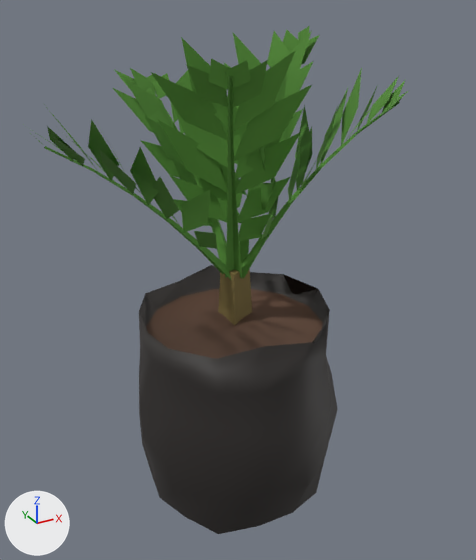
The glTF model game/assets/models/sawit_0.glb as it was, and as the next commit left it.
Rendered twice from a camera (50 mm lens) standing at (-0.486, -0.894, 0.845) and looking at (0.011, 0.009, 0.393). The axes (+X, +Y, +Z) are drawn at lower left. The lights are the same throughout. The picture after the commit comes second. Where no turn or scale is listed for an object, it has been applied to the vertices. Vertices at exactly the same position are counted once.

Objects in the first picture: 'sawit_0_body'.
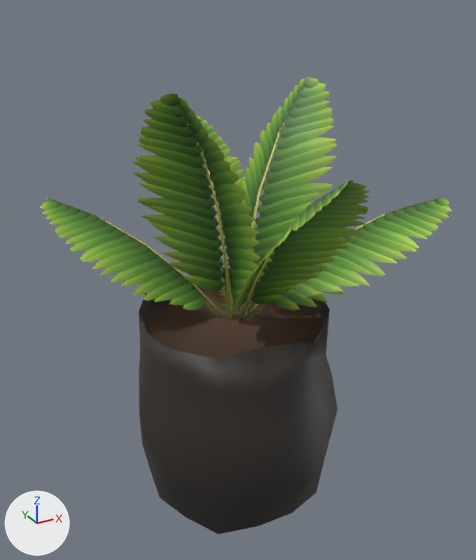
What differs and where, as boxes [x1, y1, x2, y2] in the pictures (476 x 560 px):
```json
{"object": "sawit_0_body", "change": "recoloured, surface changed, reshaped", "before": [31, 26, 408, 534], "after": [40, 77, 452, 534], "on screen": "9% wider, 10% shorter"}
{"part": 1, "of": "me_sawit_0_body", "change": "added", "after": [240, 77, 337, 312], "on screen": "green"}
{"part": 2, "of": "me_sawit_0_body", "change": "added", "after": [187, 116, 257, 310], "on screen": "mostly hidden"}
{"part": 3, "of": "me_sawit_0_body", "change": "added", "after": [40, 197, 224, 318], "on screen": "green"}
{"part": 4, "of": "me_sawit_0_body", "change": "added", "after": [134, 93, 260, 320], "on screen": "green"}
{"part": 5, "of": "me_sawit_0_body", "change": "added", "after": [233, 180, 370, 321], "on screen": "green"}
{"part": 6, "of": "me_sawit_0_body", "change": "added", "after": [245, 197, 452, 318], "on screen": "green"}
{"part": 7, "of": "me_sawit_0_body", "change": "deleted", "before": [31, 26, 408, 279], "on screen": "green"}
{"part": 8, "of": "me_sawit_0_body", "change": "deleted", "before": [218, 75, 400, 326]}
```

The change, as JSON lines over the scene's bpy script:
```json
{"op": "add", "block": "img_frond", "code": ["img_frond = load_image('frond', '_unpacked/frond', 256, 512, 'sRGB')"]}
{"block": "mat_m_frond", "change": "nodes: BsdfPrincipled, OutputMaterial"}
{"block": "mat_m_frond", "change": "colours: green #528a33"}
{"block": "mat_m_frond", "change": "nodes: BsdfPrincipled, Math x3, Mix, OutputMaterial, TexImage, VertexColor"}
{"block": "mat_m_frond", "change": "uses the picture img_frond"}
{"block": "mat_m_soil", "where": "n0 = _N.new('ShaderNodeBsdfPrincipled'); n0.name = 'Principled BSDF'"}
{"op": "remove", "block": "mat_m_soil", "code": "n0.inputs[0].default_value = (0.102, 0.0513, 0.0296, 1.0)  # 'Base Color', brown #5a4030"}
{"op": "add", "block": "mat_m_soil", "code": "n2 = _N.new('ShaderNodeMix'); n2.name = 'Mix'"}
{"op": "add", "block": "mat_m_soil", "code": "n2.data_type = 'RGBA'"}
{"op": "add", "block": "mat_m_soil", "code": "n2.blend_type = 'MULTIPLY'"}
{"op": "add", "block": "mat_m_soil", "code": "n2.inputs[0].default_value = 1.0  # 'Factor'"}
{"op": "add", "block": "mat_m_soil", "code": "n2.inputs[7].default_value = (0.102, 0.0513, 0.0296, 1.0)  # 'B', brown #5a4030"}
{"op": "add", "block": "mat_m_soil", "code": "n3 = _N.new('ShaderNodeVertexColor'); n3.name = 'Color Attribute'"}
{"op": "add", "block": "mat_m_soil", "code": "_L.new(n2.outputs[2], n0.inputs[0])  # 'Result' to 'Base Color'"}
{"op": "add", "block": "mat_m_soil", "code": "_L.new(n3.outputs[0], n2.inputs[6])  # 'Color' to 'A'"}
{"block": "me_sawit_0_body", "where": "# used by ob_sawit_0_body; location = (0.0, 0.0, 0.0)"}
{"op": "remove", "block": "me_sawit_0_body", "code": "me_sawit_0_body.from_pydata(...)  # 515 vertices, 449 faces; spans x -0.311..0.244, y -0.197..0.25, z 0.0..0.795"}
{"op": "add", "block": "me_sawit_0_body", "code": "me_sawit_0_body.from_pydata(...)  # 189 vertices, 278 faces; spans x -0.275..0.34, y -0.271..0.29, z 0.0..0.727"}
{"block": "me_sawit_0_body", "change": "me_sawit_0_body part 1: a new loose piece of 15 vertices spanning x 0.014..0.193, y -0.062..0.131, z 0.33..0.716, in mat_m_frond"}
{"block": "me_sawit_0_body", "change": "me_sawit_0_body part 2: a new loose piece of 15 vertices spanning x -0.059..0.129, y 0.015..0.29, z 0.329..0.628, in mat_m_frond"}
{"block": "me_sawit_0_body", "change": "me_sawit_0_body part 3: a new loose piece of 15 vertices spanning x -0.275..-0.011, y 0.006..0.207, z 0.328..0.533, in mat_m_frond"}
{"block": "me_sawit_0_body", "change": "me_sawit_0_body part 4: a new loose piece of 15 vertices spanning x -0.17..-0.012, y -0.154..0.022, z 0.33..0.727, in mat_m_frond"}
{"block": "me_sawit_0_body", "change": "me_sawit_0_body part 5: a new loose piece of 15 vertices spanning x -0.078..0.107, y -0.271..-0.015, z 0.329..0.63, in mat_m_frond"}
{"block": "me_sawit_0_body", "change": "me_sawit_0_body part 6: a new loose piece of 15 vertices spanning x 0.014..0.34, y -0.177..0.022, z 0.328..0.533, in mat_m_frond"}
{"block": "me_sawit_0_body", "change": "me_sawit_0_body part 7: 83 loose pieces with 374 vertices, spanning x -0.311..0.244, y -0.197..0.25, z 0.407..0.795, are deleted"}
{"block": "me_sawit_0_body", "change": "me_sawit_0_body part 8"}
{"block": "me_sawit_0_body", "change": "42 vertices are removed from x -0.077..0.208, y -0.135..0.03, z 0.32..0.746"}
{"block": "me_sawit_0_body", "change": "47 faces are deleted"}
{"op": "remove", "block": "me_sawit_0_body", "code": "me_sawit_0_body.materials.append(mat_m_trunk)  # dark yellow #7a6a3a"}
```
